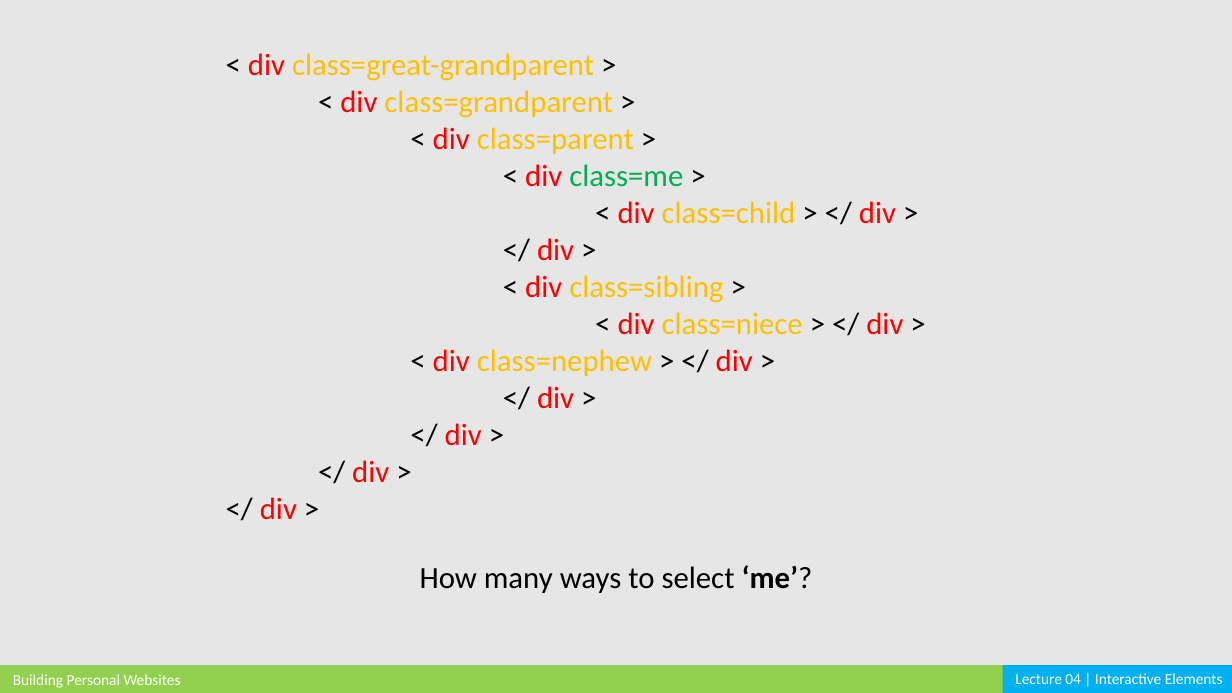
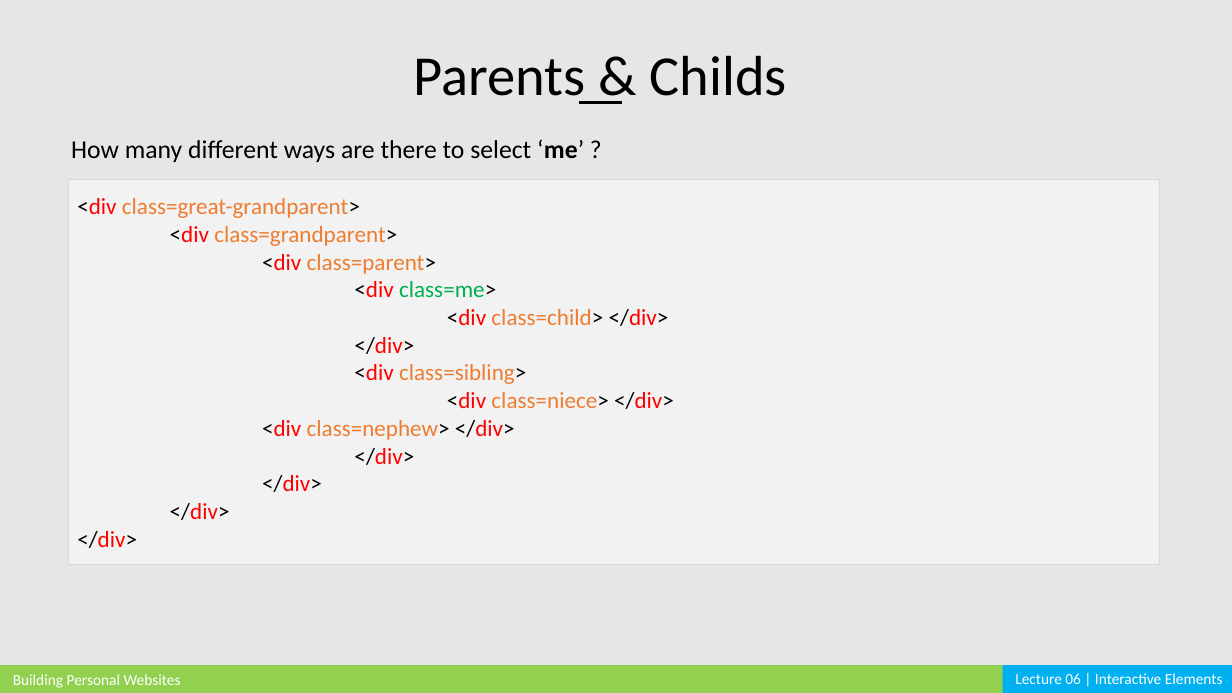
Before and after one commit to cardadfar/stuco_webdev_website, a slide deck: slide 9 of assets/lectures/BPW_Lecture_06.pptx. Drawn at 1232x693 pixels with LibreOffice and Linux fonts; fonts in the diff are those of the drawing. Boxes give left, top, right and bottom in pixels: in the first picture for what was removed or moved away, otherwise in the second. Text is boxed around its words. In the diff, an @@ line names an element or a change of style, - is before the commit and + after.

```diff
--- a/assets/lectures/BPW_Lecture_06.pptx
+++ b/assets/lectures/BPW_Lecture_06.pptx
@@ text added at bbox=[413, 55, 786, 104], 44 pt, text #000000 @@
+Parents & Childs
@@ line added from (579, 103) to (622, 103), #000000 2.25 pt @@
@@ text at bbox=[71, 139, 584, 162]: text changed; size 24 to 20 pt @@
-How many ways to select ‘me’?
+How many different ways are there to select ‘me’ ?
@@ rectangle "<div class=great-grandparent>": place and size @@
-rectangle "<div class=great-grandparent>" at bbox=[248, 53, 903, 520]
+rectangle "<div class=great-grandparent>" at bbox=[68, 179, 1159, 565]
@@ rectangle "<div class=great-grandparent>" at bbox=[68, 179, 1159, 565]: vertical alignment top to middle; fill none to #F2F2F2; outline none to #D9D9D9 0.25 pt @@
@@ text in rectangle at bbox=[77, 198, 674, 548]: text changed; size 24 to 18 pt; text colour #FFC000 to #ED7D31 @@
-< div class=great-grandparent >
-< div class=grandparent >
-< div class=parent >
-< div class=me >
-< div class=child > </ div >
-</ div >
-< div class=sibling >
-< div class=niece > </ div > < div class=nephew > </ div >
-</ div >
-</ div >
-</ div >
-</ div >
+<div class=great-grandparent>
+<div class=grandparent>
+<div class=parent>
+<div class=me>
+<div class=child> </div>
+</div>
+<div class=sibling>
+<div class=niece> </div> <div class=nephew> </div>
+</div>
+</div>
+</div>
+</div>
@@ text at bbox=[1015, 673, 1223, 684]: text changed @@
-Lecture 04 | Interactive Elements
+Lecture 06 | Interactive Elements
```
Also in this commit, not shown: 14 other slides changed, 23 other files.
